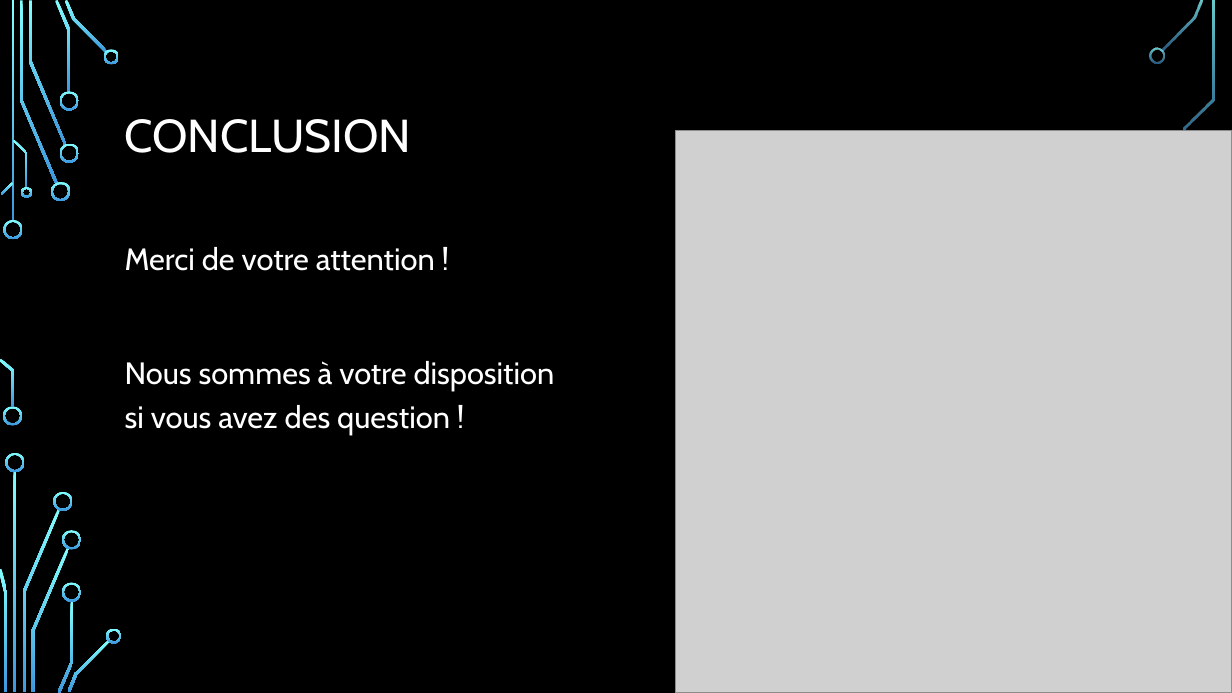
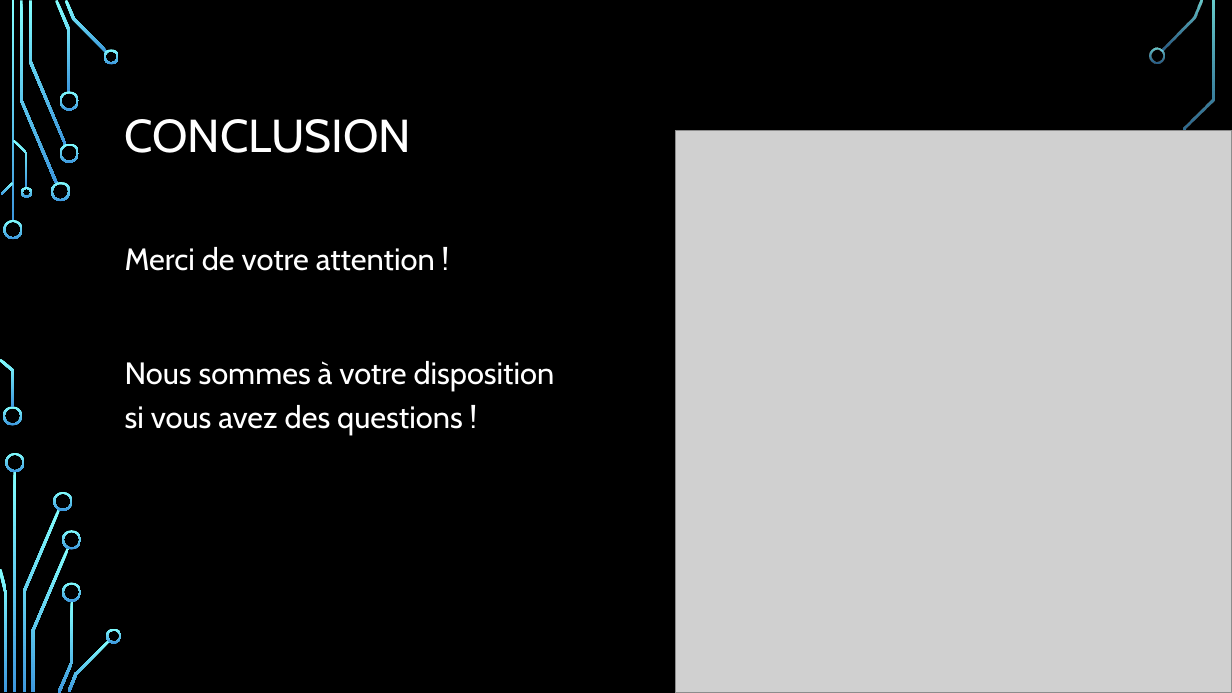
Before and after one commit to KierannCode/GameRef, a slide deck: slide 18 of présentation_orsys.pptx (slide 19 before the commit). Drawn at 1232x693 pixels with LibreOffice and Linux fonts; fonts in the diff are those of the drawing; grey boxes stand for pictures; background and template pictures are left out. Boxes give left, top, right and bottom in pixels: in the first picture for what was removed or moved away, otherwise in the second. Text is boxed around its words. In the diff, an @@ line names an element or a change of style, - is before the commit and + after.

```diff
--- a/présentation_orsys.pptx
+++ b/présentation_orsys.pptx
@@ text at <box>125,405,463,435</box>: text changed @@
-si vous avez des question !
+si vous avez des questions !
```
Also in this commit, not shown: 6 other slides changed, 1 slide removed.
